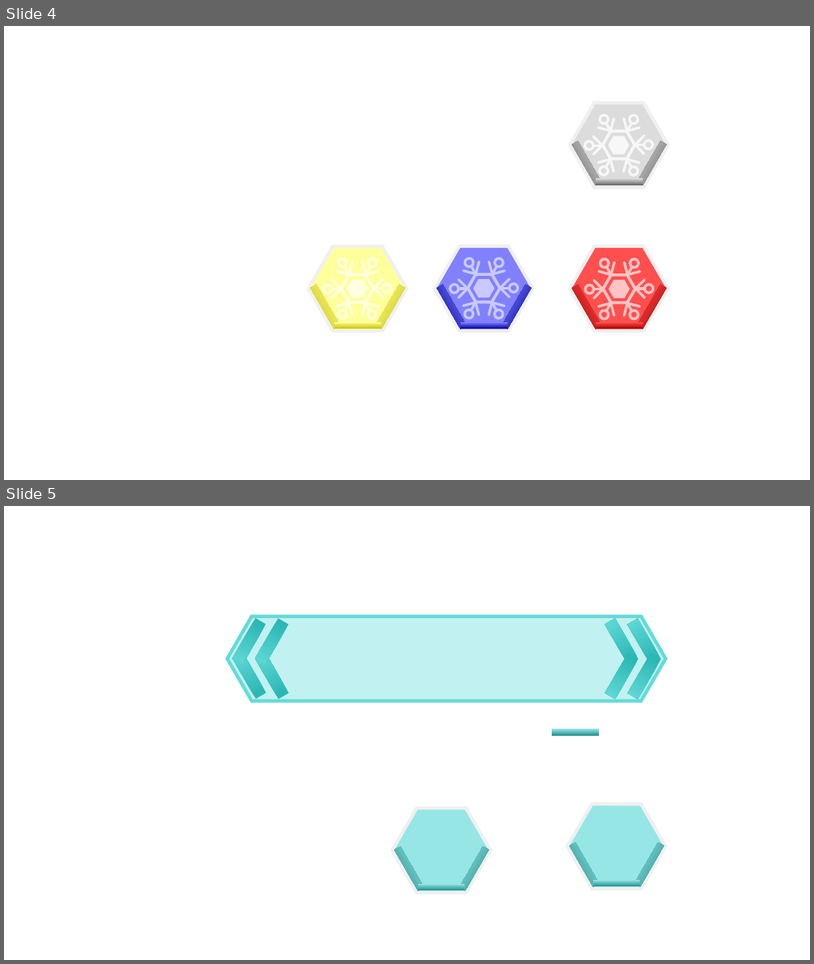
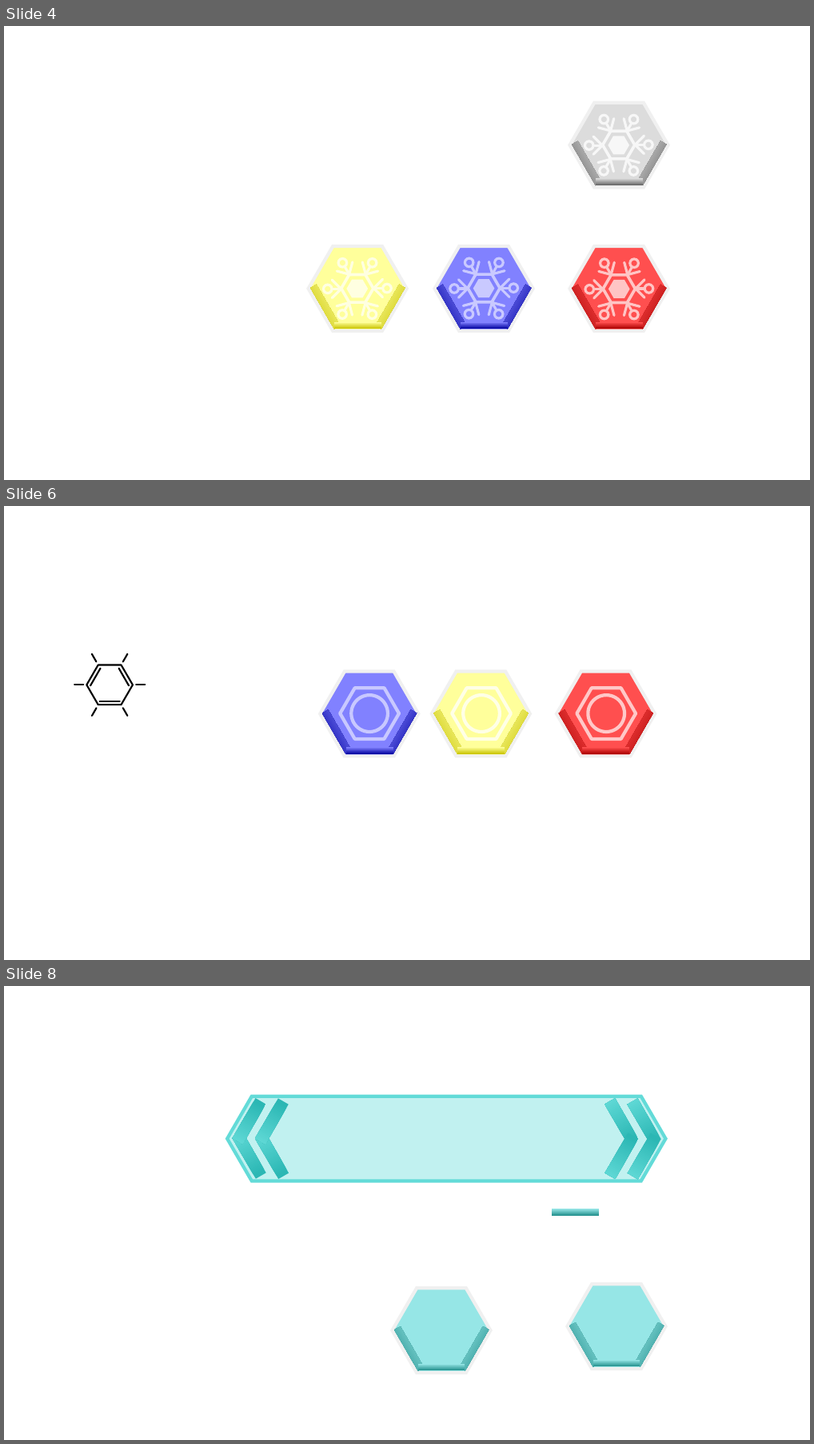
Before and after one commit to SNUGDC/Hextris, a slide deck: Hextris 아트 리소스.pptx. Shown one above the other, each under a label of ours: slides 4 and 5 before the commit, slides 4, 6 and 8 after it; the slides between them are not shown. The pictures are 814x964 and 814x1444 pixels, drawn with LibreOffice and Linux fonts; fonts in the diff are those of the drawing. Boxes give left, top, right and bottom in pixels: in the first picture for what was removed or moved away, otherwise in the second. Text is boxed around its words. In the diff, an @@ line names an element or a change of style, - is before the commit and + after.

```diff
--- a/Hextris 아트 리소스.pptx
+++ b/Hextris 아트 리소스.pptx
@@ slide 6 added at <box>4,506,810,960</box>, background #FFFFFF @@
@@ group added at <box>74,654,145,716</box>: 9 lines, 1 hexagon @@
@@ group added at <box>320,671,419,756</box>: 3 rectangles, 2 hexagons, 1 ellipse @@
@@ group added at <box>432,671,531,756</box>: 6 rectangles, 2 hexagons, 1 ellipse @@
@@ group added at <box>557,671,655,756</box>: 3 rectangles, 2 hexagons, 1 ellipse @@
@@ what was slide 5 is now slide 8 @@
```
Also in this commit, not shown: 2 other slides added, 12 other files.
